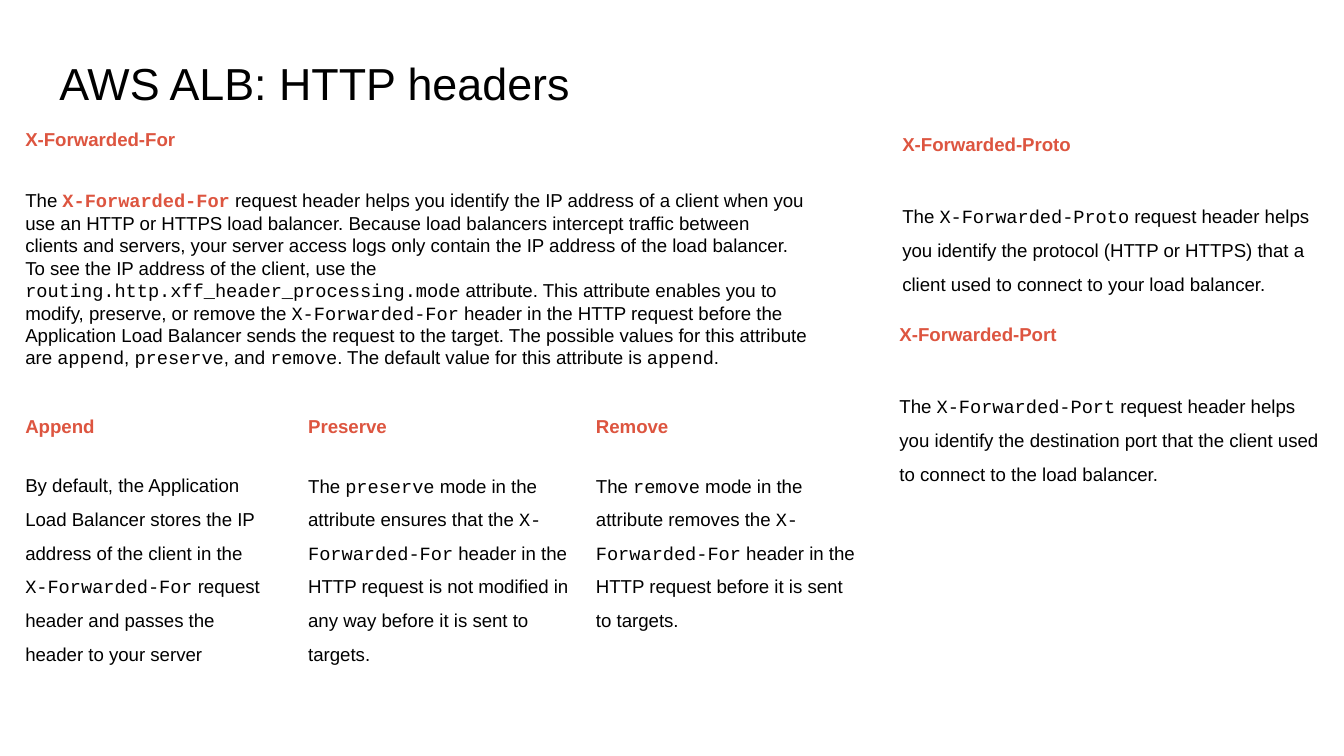
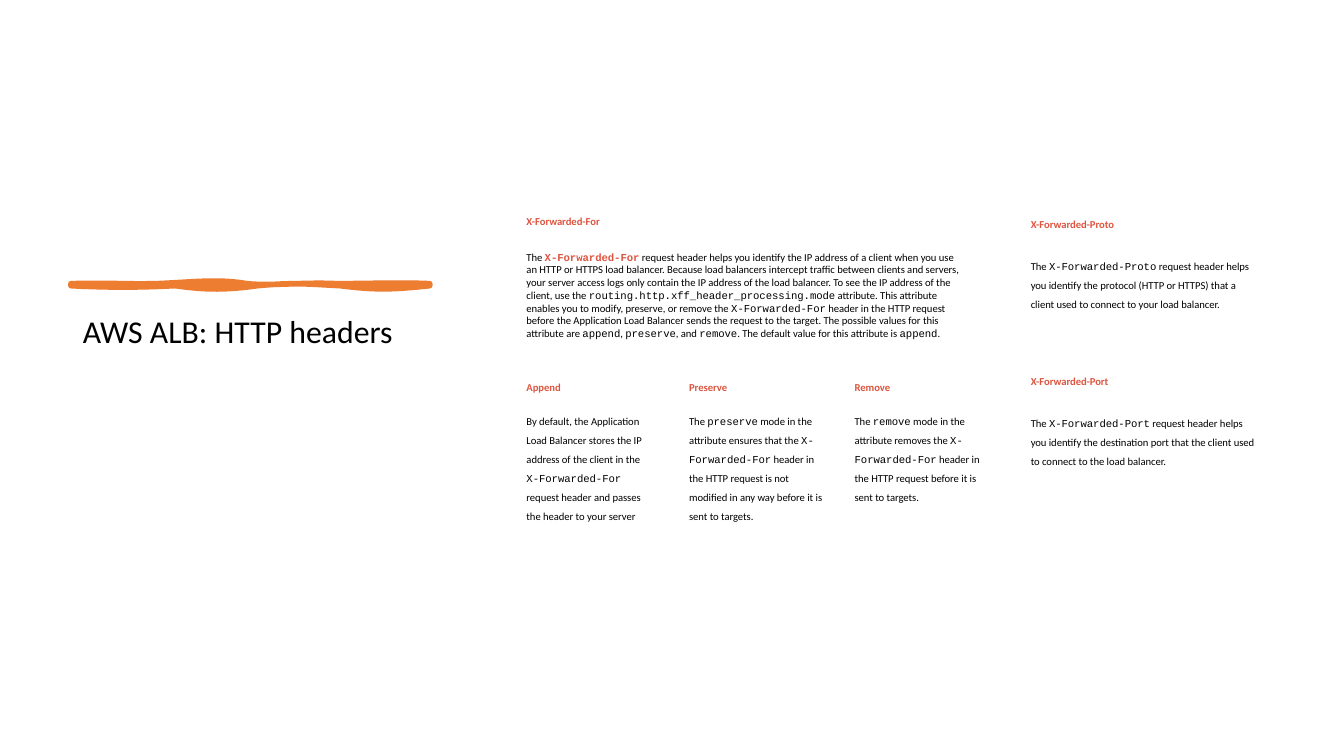
Before and after one commit to IlyaChakun/aws-iba-courses, a slide deck: slide 8 of lecture-materials/Compute/3-elb-asg/ELB.pptx (slide 9 before the commit). Drawn at 1344x756 pixels with LibreOffice and Linux fonts; fonts in the diff are those of the drawing. Boxes give left, top, right and bottom in pixels: in the first picture for what was removed or moved away, otherwise in the second. Text is boxed around its words. In the diff, an @@ line names an element or a change of style, - is before the commit and + after.

```diff
--- a/lecture-materials/Compute/3-elb-asg/ELB.pptx
+++ b/lecture-materials/Compute/3-elb-asg/ELB.pptx
@@ text "X-Forwarded-For": place and size @@
-text "X-Forwarded-For" at box(25, 132, 807, 368)
+text "X-Forwarded-For" at box(526, 217, 959, 340)
@@ text "X-Forwarded-For" at box(526, 217, 959, 340): size 10 to 5.7 pt; font Arial to Calibri in "X-Forwarded-For", "The request header helps you identify the ..."; less space between paragraphs @@
@@ text "X-Forwarded-Proto": place and size @@
-text "X-Forwarded-Proto" at box(902, 137, 1310, 295)
+text "X-Forwarded-Proto" at box(1031, 220, 1249, 310)
@@ text "X-Forwarded-Proto" at box(1031, 220, 1249, 310): size 10 to 5.7 pt; font Arial to Calibri in "X-Forwarded-Proto", "The request header helps you identify the ..."; less space between paragraphs @@
@@ freeform shape added at box(71, 284, 430, 285), fill #ED7D31, outline #ED7D31 3 pt @@
@@ text "AWS ALB: HTTP headers": place and size @@
-text "AWS ALB: HTTP headers" at box(59, 67, 570, 101)
+text "AWS ALB: HTTP headers" at box(83, 321, 392, 344)
@@ text "AWS ALB: HTTP headers" at box(83, 321, 392, 344): size 24 to 17 pt, font Arial to Calibri; line spacing 1.23 to 0.9; less space between paragraphs @@
@@ text "X-Forwarded-Port": place and size @@
-text "X-Forwarded-Port" at box(899, 327, 1318, 482)
+text "X-Forwarded-Port" at box(1031, 377, 1254, 465)
@@ text "X-Forwarded-Port" at box(1031, 377, 1254, 465): size 10 to 5.7 pt; font Arial to Calibri in "X-Forwarded-Port", "The request header helps you identify the ..."; less space between paragraphs @@
@@ text "Append": place and size @@
-text "Append" at box(25, 419, 260, 665)
+text "Append" at box(526, 383, 642, 522)
@@ text "Append" at box(526, 383, 642, 522): size 10 to 5.7 pt; font Arial to Calibri in "Append", "By default, the Application Load Balancer stores ..."; less space between paragraphs @@
@@ text "Preserve": place and size @@
-text "Preserve" at box(308, 420, 569, 665)
+text "Preserve" at box(689, 384, 823, 522)
@@ text "Preserve" at box(689, 384, 823, 522): size 10 to 5.7 pt; font Arial to Calibri in "Preserve", "The mode in the attribute ensures that ..."; less space between paragraphs @@
@@ text "Remove": place and size @@
-text "Remove" at box(596, 420, 855, 631)
+text "Remove" at box(855, 384, 980, 503)
@@ text "Remove" at box(855, 384, 980, 503): size 10 to 5.7 pt; font Arial to Calibri in "Remove", "The mode in the attribute removes the ..."; less space between paragraphs @@
```
Also in this commit, not shown: 14 other slides changed, 1 slide added, 2 slides removed, 29 other files.
